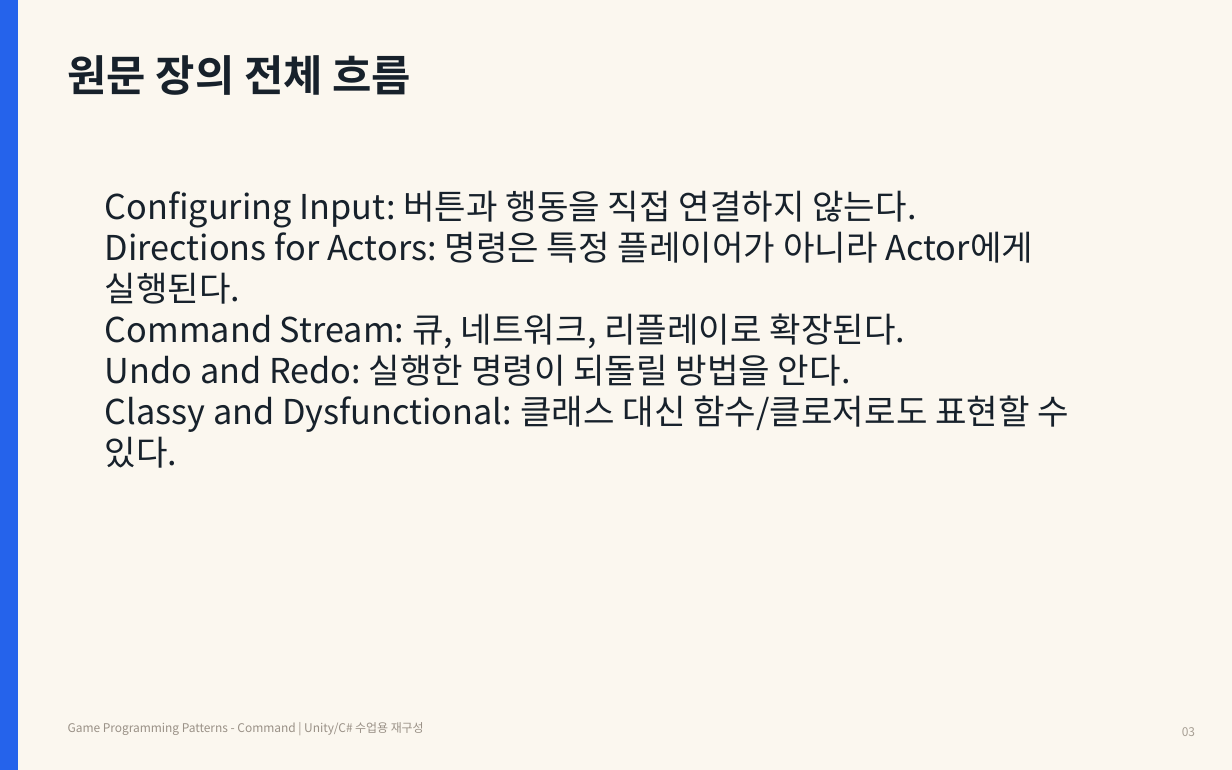
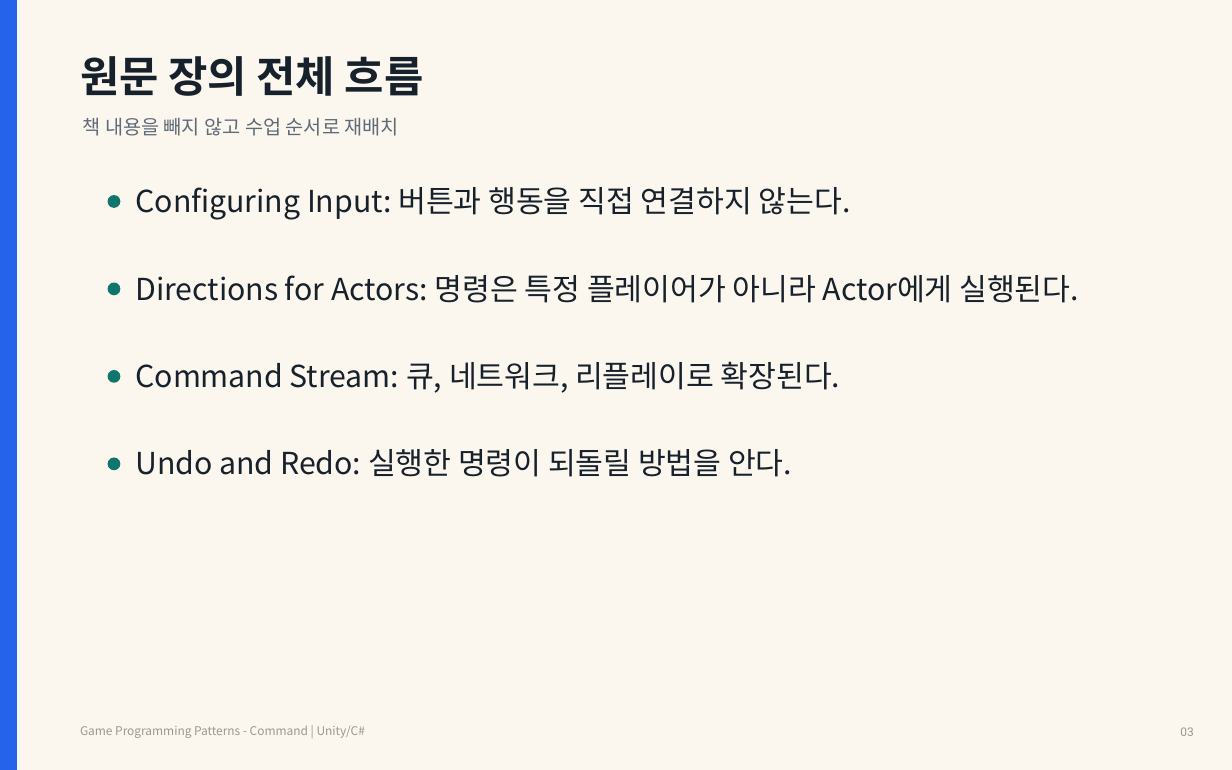
Before and after one commit to Meerkat-GMD/unity-programming-pattern, a slide deck: slide 3 of 강의자료/유니티 프로그래밍 패턴 2차시 - Command Pattern.pptx. Drawn at 1232x770 pixels with LibreOffice and Linux fonts; fonts in the diff are those of the drawing. Boxes give left, top, right and bottom in pixels: in the first picture for what was removed or moved away, otherwise in the second. Text is boxed around its words. In the diff, an @@ line names an element or a change of style, - is before the commit and + after.

Commit message:
Improve Command Pattern PPT readability

```diff
--- a/강의자료/유니티 프로그래밍 패턴 2차시 - Command Pattern.pptx
+++ b/강의자료/유니티 프로그래밍 패턴 2차시 - Command Pattern.pptx
@@ text "원문 장의 전체 흐름": place and size @@
-text "원문 장의 전체 흐름" at (68, 55, 411, 95)
+text "원문 장의 전체 흐름" at (80, 56, 424, 96)
@@ text added at (83, 117, 399, 136), 11.5 pt, text #606B78 @@
+책 내용을 빼지 않고 수업 순서로 재배치
@@ text removed at (105, 190, 1070, 468) @@
-Configuring Input: 버튼과 행동을 직접 연결하지 않는다.
-Directions for Actors: 명령은 특정 플레이어가 아니라 Actor에게 실행된다.
-Command Stream: 큐, 네트워크, 리플레이로 확장된다.
-Undo and Redo: 실행한 명령이 되돌릴 방법을 안다.
-Classy and Dysfunctional: 클래스 대신 함수/클로저로도 표현할 수 있다.
@@ ellipse added at (108, 196, 120, 207), fill #0F766E, outline #0F766E 1 pt @@
@@ text added at (136, 187, 851, 220), 17.7 pt, text #17212B @@
+Configuring Input: 버튼과 행동을 직접 연결하지 않는다.
@@ ellipse added at (108, 283, 120, 294), fill #0F766E, outline #0F766E 1 pt @@
@@ text added at (136, 275, 1079, 303), 17.7 pt, text #17212B @@
+Directions for Actors: 명령은 특정 플레이어가 아니라 Actor에게 실행된다.
@@ ellipse added at (108, 371, 120, 382), fill #0F766E, outline #0F766E 1 pt @@
@@ text added at (136, 361, 841, 393), 17.7 pt, text #17212B @@
+Command Stream: 큐, 네트워크, 리플레이로 확장된다.
@@ text added at (136, 449, 792, 477), 17.7 pt, text #17212B @@
+Undo and Redo: 실행한 명령이 되돌릴 방법을 안다.
@@ ellipse added at (108, 458, 120, 469), fill #0F766E, outline #0F766E 1 pt @@
@@ text at (80, 725, 365, 738): text changed; text colour #9A9187 to #9F968C @@
-Game Programming Patterns - Command | Unity/C# 수업용 재구성
+Game Programming Patterns - Command | Unity/C#
@@ text "03" at (1180, 727, 1193, 736): font Noto Sans CJK KR to Roboto, text colour #A79F94 to #9F968C @@
```
Also in this commit, not shown: 33 other slides changed, 6 slides added.
